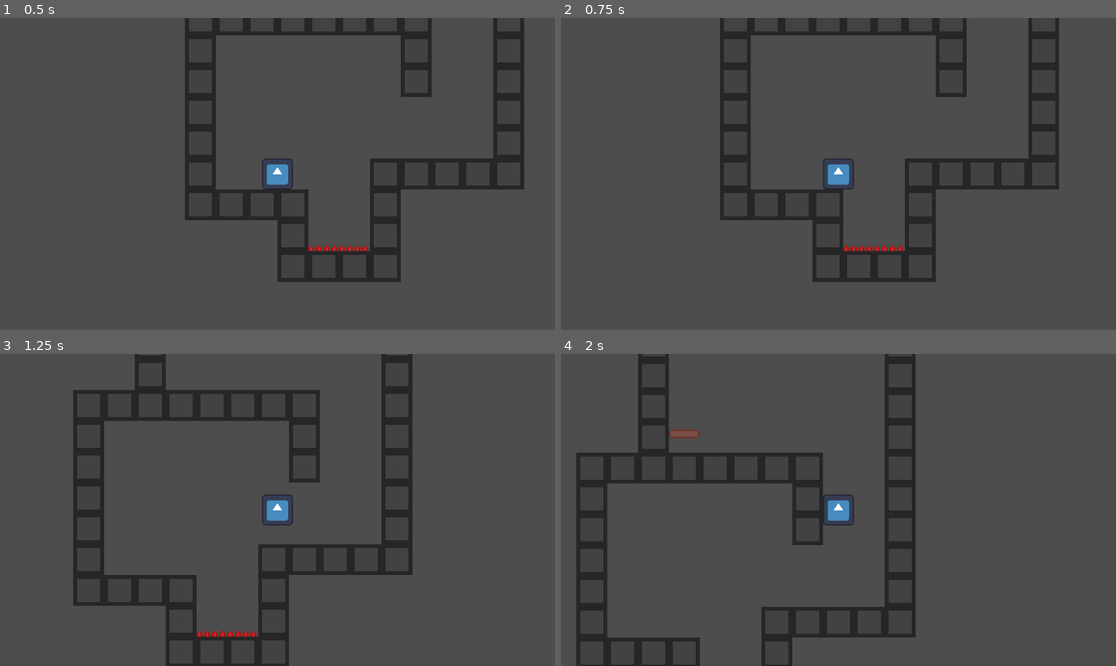
Above: before the commit, frames 1-4 (two rows, left to right).
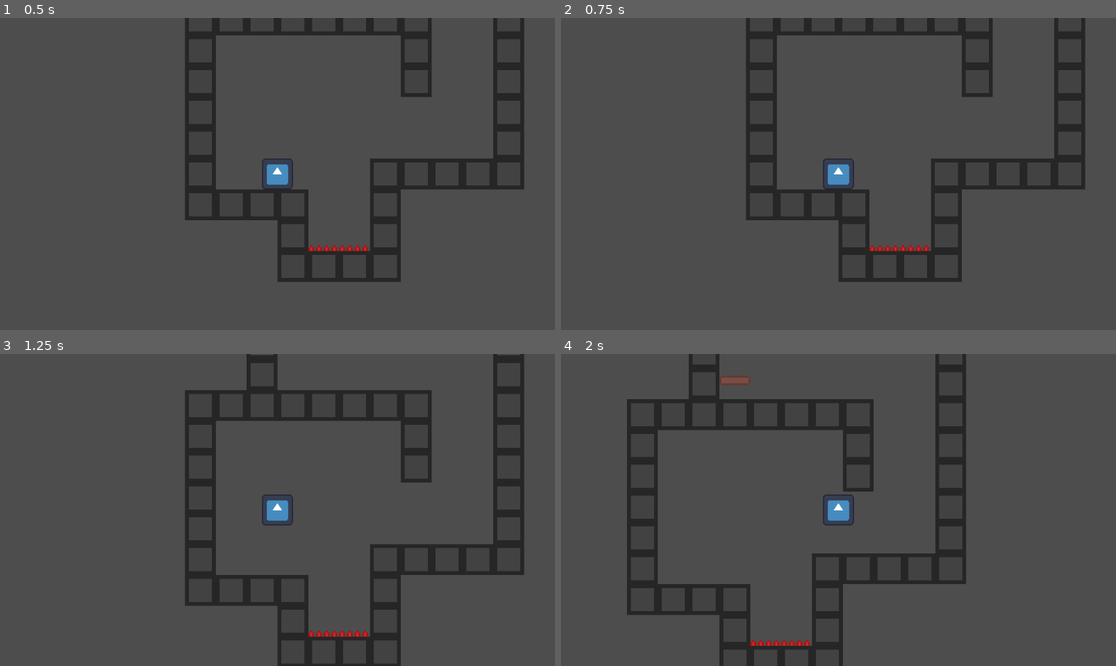
Above: after the commit, the same moments.

Repository: wespd/gmtkgamejam
Game: Godot game, scene res://scenes/game.tscn
Two runs of this game, one before a commit and one after it. Both use one fixed random seed, a clock stepped at 60 frames per second and the inputs below. The engine's default icon, where the game draws it, is replaced by a stand-in: a white triangle on a blue panel in a dark square.
Inputs:
- Up to frame 1 (0.5 s): no input
- Up to frame 2 (0.75 s): tap Enter at 0.5 s; hold D (move_right) from 0.53 s (still down); hold Shift (dash) from 0.53 s (still down)
- Up to frame 3 (1.25 s): keep holding D (move_right); keep holding Shift (dash); tap Space (jump) at 0.77, 0.8, 1.07 s
- Up to frame 4 (2 s): keep holding D (move_right); release Shift (dash) at 1.28 s; tap Space (jump) at 1.35, 1.52, 1.82 s; tap Shift (dash) at 1.55 s

Frame 1 is identical in both runs. In frame 2, 8.2% of the frame differs, in the area x 28-95%, y 0-85%; in frame 3, 16%; in frame 4, 17%, in the area x 2-73%, y 0-100%.

Commit message:
Adjust wall jump lock and improve dash mechanics
Reduced wall_jump_input_lock_frames from 15 to 10 for more responsive wall jumps. Refactored player movement and dash logic to use last_direction for dash direction, prevent exceeding max speed while dashing, and apply platform velocity on wall jumps. Improved input handling and added last_direction tracking.

Diff:
--- a/gmtk-2025/scenes/game.tscn
+++ b/gmtk-2025/scenes/game.tscn
@@ -40,7 +40,7 @@
 position = Vector2(0, -8)
 jump_accent_frames = 20
 jump_deccent_frames = 15
-wall_jump_input_lock_frames = 15
+wall_jump_input_lock_frames = 10
 jump_hieght_relative_to_player_height = 2.0
 wall_jump_horizontal_multiplier = 2.0
 wall_jump_vertical_multiplier = 0.6
--- a/gmtk-2025/scripts/player.gd
+++ b/gmtk-2025/scripts/player.gd
@@ -43,6 +43,8 @@
 var can_move : bool = true
 var is_dashing : bool = false
 
+var last_direction : float
+
 @onready var hurtbox = $Hurtbox
 @onready var wall_jump_cooldown_timer = $WallJumpCooldownTimer
 
@@ -117,14 +119,18 @@
 		print("charging dash! now at %s" %current_frame_data[FrameDataType.DASH_WIND_UP])
 
 func handle_inputs():
-	if not can_input or not can_move or is_dashing:
-		current_horizontal_movement = 0
-		return
-	current_horizontal_movement = Input.get_axis("move_left", "move_right")
 	if Input.is_action_just_pressed("jump"):
 		current_frame_data[FrameDataType.INPUT_BUFFER] = 0
 		print("jump key pressed!")
 
+	if not can_input or not can_move or is_dashing or current_frame_data[FrameDataType.DASH_WIND_UP] != 0:
+		current_horizontal_movement = 0
+		return
+
+
+	current_horizontal_movement = Input.get_axis("move_left", "move_right")
+	if current_horizontal_movement != 0.0:
+		last_direction = current_horizontal_movement
 
 
 func handle_jump(delta : float):
@@ -140,6 +146,8 @@
 
 	if current_frame_data[FrameDataType.COYOTE_JUMP] < coyote_jump_frames and current_frame_data[FrameDataType.INPUT_BUFFER]  < input_buffer_frames:
 		velocity.y = -initial_jump_velocity
+		if is_on_wall():
+			velocity.y += get_platform_velocity().y
 		current_frame_data[FrameDataType.COYOTE_JUMP] = coyote_jump_frames
 		current_frame_data[FrameDataType.INPUT_BUFFER]  = input_buffer_frames
 
@@ -147,7 +155,7 @@
 func handle_movement(delta : float):
 	var direction = velocity.abs().x / velocity.x
 	velocity.x += current_horizontal_movement * (acceleration_speed if direction > 0 else deacceleration_speed) * delta
-	if absf(velocity.x) > max_speed:
+	if absf(velocity.x) > max_speed and not is_dashing:
 		velocity.x = max_speed * direction
 
 func handle_wall_jump():
@@ -191,8 +199,8 @@
 		current_frame_data[FrameDataType.DASH_WIND_UP] = 0
 		var time := (2 * sqrt(2 * DIMENSIONS.y / acceleration_due_to_gravity))
 		var distance := 6 * DIMENSIONS.x
-		velocity.x = 6 * DIMENSIONS.x / (time * 2)
-		velocity.y = (distance - 1/2 * acceleration_due_to_gravity * time * time)
+		velocity.x = max_speed * 1.75 * last_direction
+		velocity.y = -(distance - 1/2 * acceleration_due_to_gravity * time * time)/time
 
 
 func handle_friction(delta : float):
